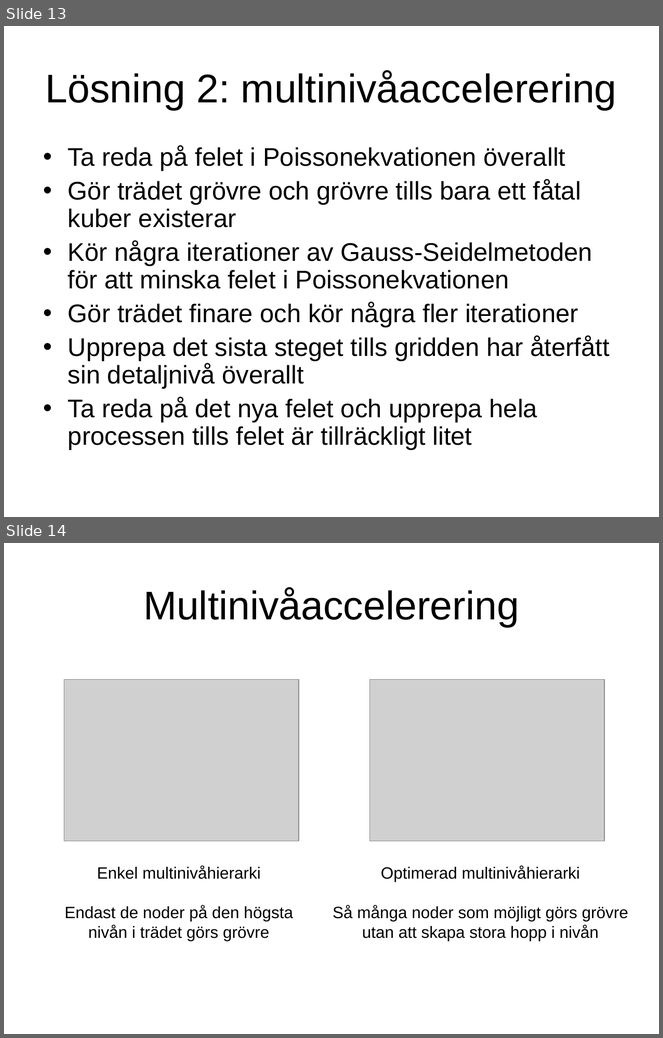
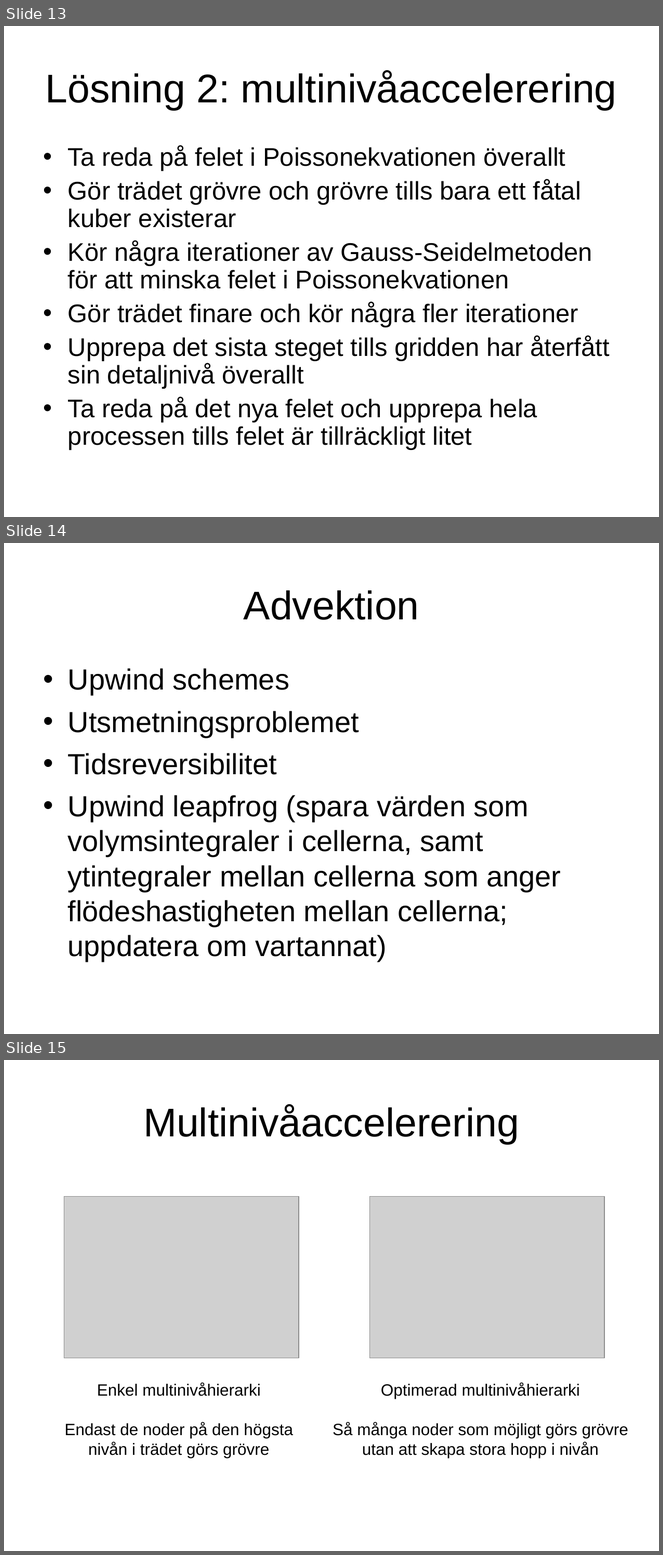
Before and after one commit to krikru/master_thesis, a slide deck: Document/Arbete.ppt. Shown one above the other, each under a label of ours: slides 13 and 14 before the commit, slides 13, 14 and 15 after it. The pictures are 663x1038 and 663x1555 pixels, drawn with LibreOffice and Linux fonts; fonts in the diff are those of the drawing; grey boxes stand for pictures. Boxes give left, top, right and bottom in pixels: in the first picture for what was removed or moved away, otherwise in the second. Text is boxed around its words. In the diff, an @@ line names an element or a change of style, - is before the commit and + after.

```diff
--- a/Document/Arbete.ppt
+++ b/Document/Arbete.ppt
@@ slide 14 added at bbox=[4, 543, 659, 1034], background #FFFFFF @@
@@ title added at bbox=[244, 590, 419, 620], 44 pt, text #000000 @@
+Advektion
@@ text added at bbox=[68, 668, 561, 962], 32 pt, text #000000 @@
+• Upwind schemes
+• Utsmetningsproblemet
+• Tidsreversibilitet
+• Upwind leapfrog (spara värden som volymsintegraler i cellerna, samt ytintegraler mellan cellerna som anger flödeshastigheten mellan cellerna; uppdatera om vartannat)
@@ what was slide 14 is now slide 15 @@
```
Also in this commit, not shown: 8 other files.
